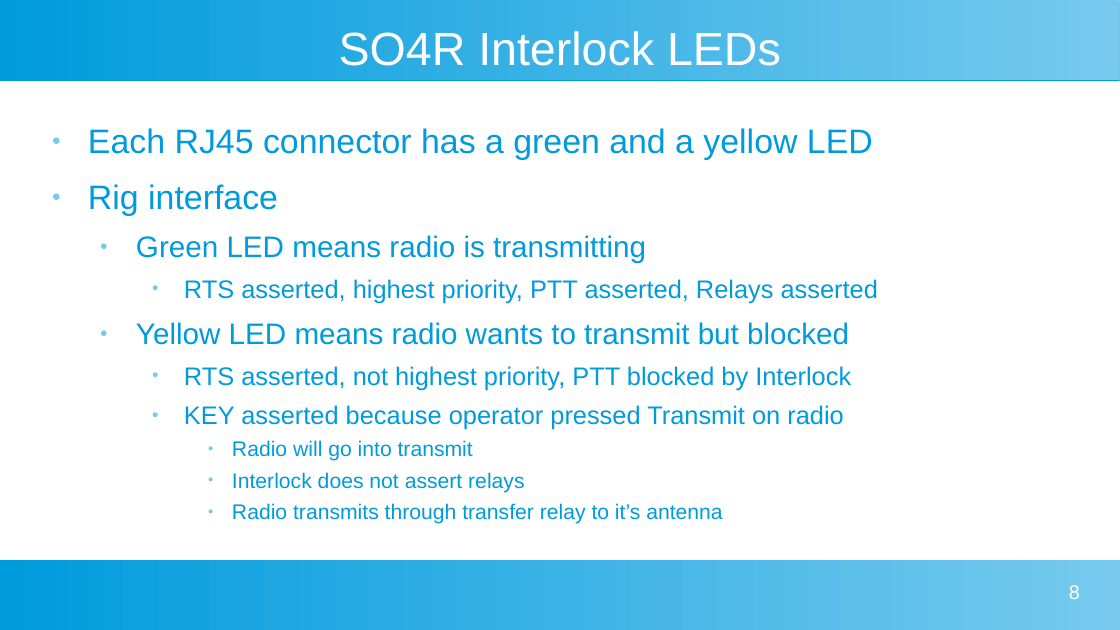
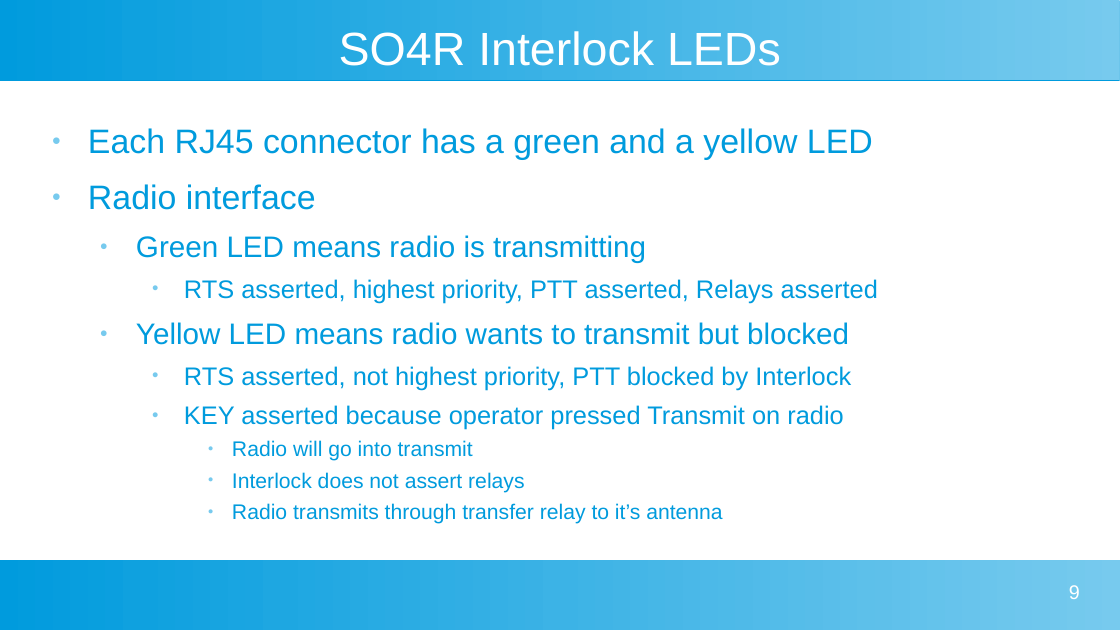
Before and after one commit to wa1hco/SO4R_Interlock, a slide deck: slide 9 of SO4R_Interlock.odp (slide 8 before the commit). Drawn at 1120x630 pixels with LibreOffice and Linux fonts; fonts in the diff are those of the drawing. Boxes give left, top, right and bottom in pixels: in the first picture for what was removed or moved away, otherwise in the second. Text is boxed around its words. In the diff, an @@ line names an element or a change of style, - is before the commit and + after.

```diff
--- a/SO4R_Interlock.odp
+++ b/SO4R_Interlock.odp
@@ text at <box>88,184,316,210</box>: text changed @@
-● Rig interface
+● Radio interface
@@ page number at <box>1069,585,1080,599</box>: text changed @@
-8
+9
```
Also in this commit, not shown: 6 other slides changed, 2 slides added, 1 slide removed, 19 other files.
